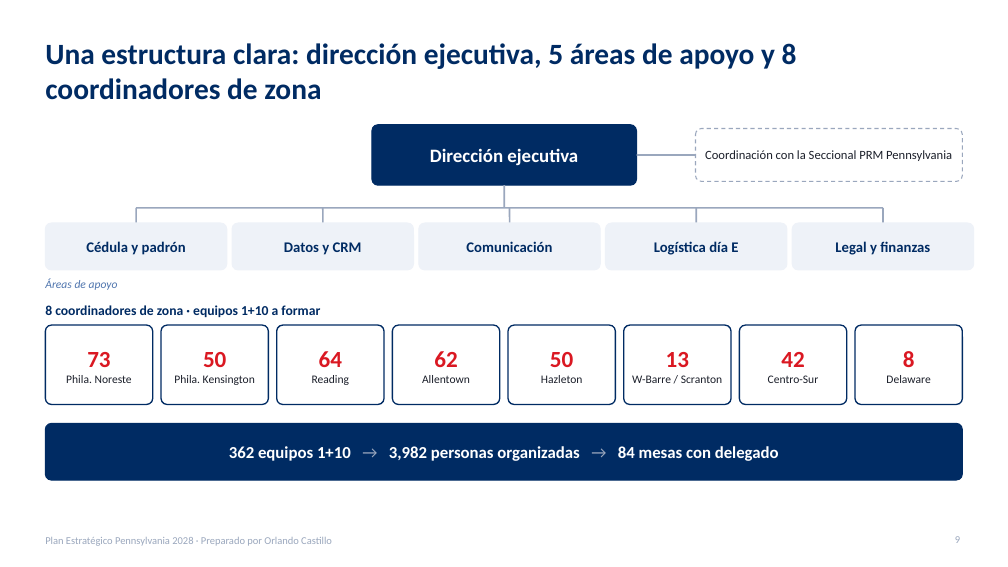
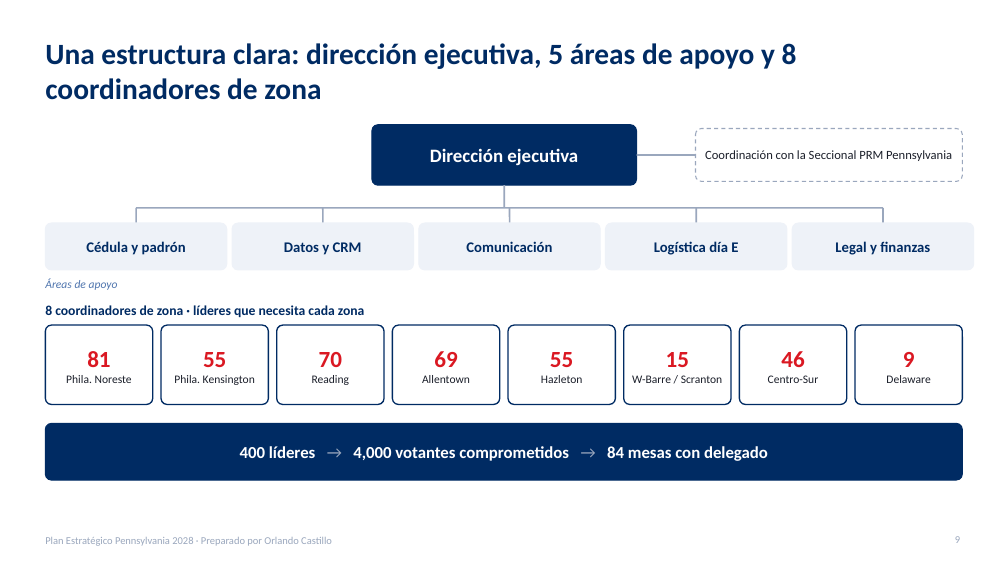
Before and after one commit to rcastillo9556/pdf-toolkit, a slide deck: slide 9 of presentaciones/Plan_Estrategico_Pennsylvania_2028.pptx. Drawn at 1008x567 pixels with LibreOffice and Linux fonts; fonts in the diff are those of the drawing. Boxes give left, top, right and bottom in pixels: in the first picture for what was removed or moved away, otherwise in the second. Text is boxed around its words. In the diff, an @@ line names an element or a change of style, - is before the commit and + after.

```diff
--- a/presentaciones/Plan_Estrategico_Pennsylvania_2028.pptx
+++ b/presentaciones/Plan_Estrategico_Pennsylvania_2028.pptx
@@ text at <box>45,305,365,317</box>: text changed @@
-8 coordinadores de zona · equipos 1+10 a formar
+8 coordinadores de zona · líderes que necesita cada zona
@@ text at <box>87,351,110,367</box>: text changed @@
-73
+81
@@ text at <box>203,352,226,367</box>: text changed @@
-50
+55
@@ text at <box>319,352,342,367</box>: text changed @@
-64
+70
@@ text at <box>434,351,457,367</box>: text changed @@
-62
+69
@@ text at <box>550,352,573,367</box>: text changed @@
-50
+55
@@ text at <box>666,352,689,367</box>: text changed @@
-13
+15
@@ text at <box>781,351,804,367</box>: text changed @@
-42
+46
@@ text at <box>903,352,915,367</box>: text changed @@
-8
+9
@@ text at <box>240,446,768,461</box>: text changed @@
-362 equipos 1+10 → 3,982 personas organizadas → 84 mesas con delegado
+400 líderes → 4,000 votantes comprometidos → 84 mesas con delegado
```
Also in this commit, not shown: 4 other slides changed, 1 other file.
